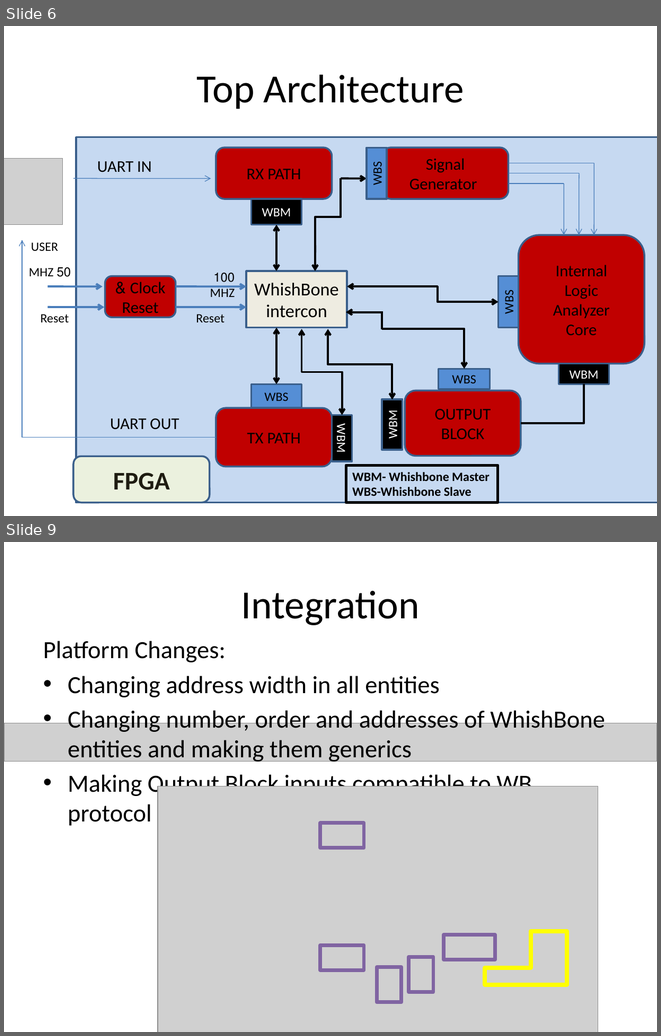
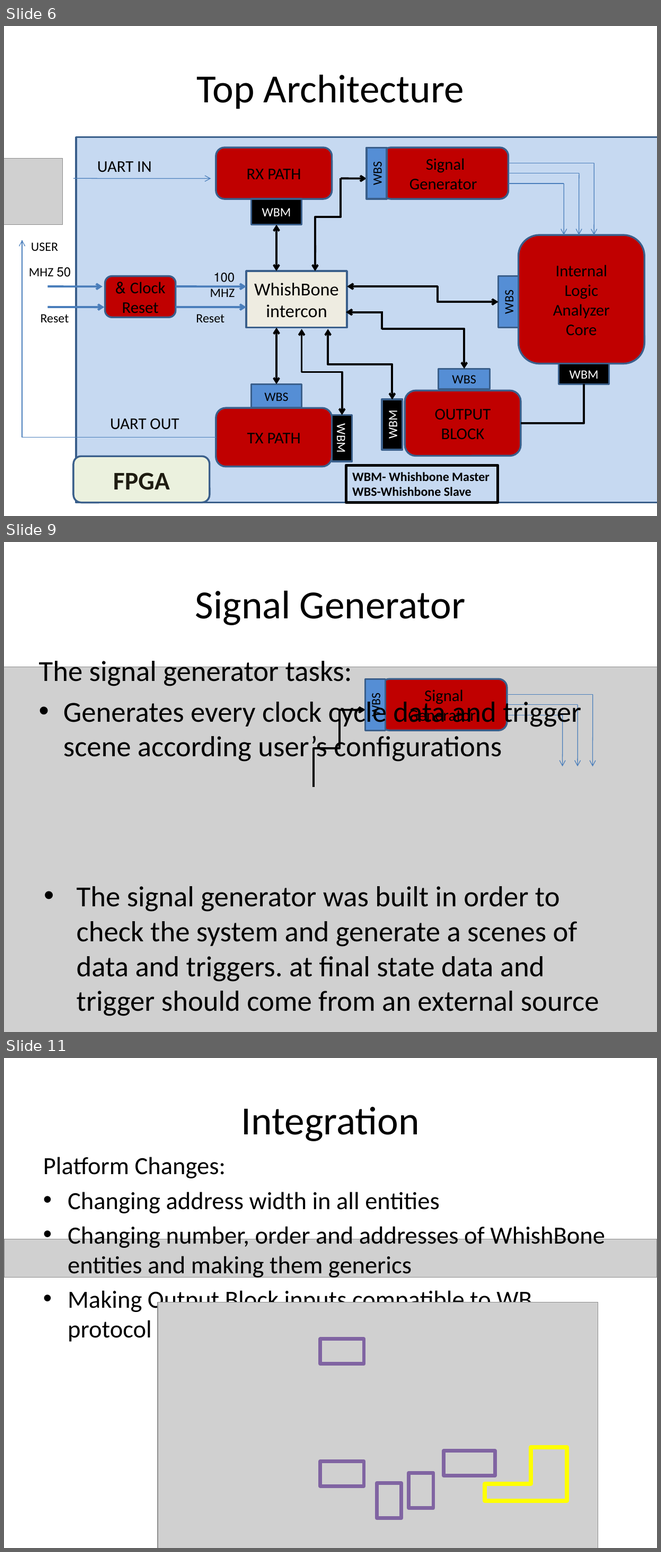
Before and after one commit to battellino/moran-zvika-project, a slide deck: PART B FINAL/הגשה/finalB.pptx. Shown one above the other, each under a label of ours: slides 6 and 9 before the commit, slides 6, 9 and 11 after it; the slides between them are not shown. The pictures are 661x1036 and 661x1552 pixels, drawn with LibreOffice and Linux fonts; fonts in the diff are those of the drawing; grey boxes stand for pictures; background and template pictures are left out. Boxes give left, top, right and bottom in pixels: in the first picture for what was removed or moved away, otherwise in the second. Text is boxed around its words. In the diff, an @@ line names an element or a change of style, - is before the commit and + after.

```diff
--- a/PART B FINAL/הגשה/finalB.pptx
+++ b/PART B FINAL/הגשה/finalB.pptx
@@ slide 9 added at bbox=[4, 542, 657, 1032], background picture (left out) @@
@@ title added at bbox=[195, 590, 465, 625], 44 pt, text #000000 @@
+Signal Generator
@@ picture added at bbox=[4, 667, 657, 1032] @@
@@ text added at bbox=[39, 656, 581, 764], 32 pt, text #000000 @@
+The signal generator tasks:
+• Generates every clock cycle data and trigger scene according user’s configurations
@@ group added at bbox=[314, 679, 593, 787]: 4 arrows, 3 lines, 1 rounded rectangle, 1 elbow line, 1 rectangle @@
+Signal
+Generator
+WBS
@@ text added at bbox=[77, 886, 599, 1016], 32 pt, text #000000 @@
+• The signal generator was built in order to check the system and generate a scenes of data and triggers. at final state data and trigger should come from an external source
@@ what was slide 9 is now slide 11 @@
```
Also in this commit, not shown: 4 slides changed, 1 other slide added.
